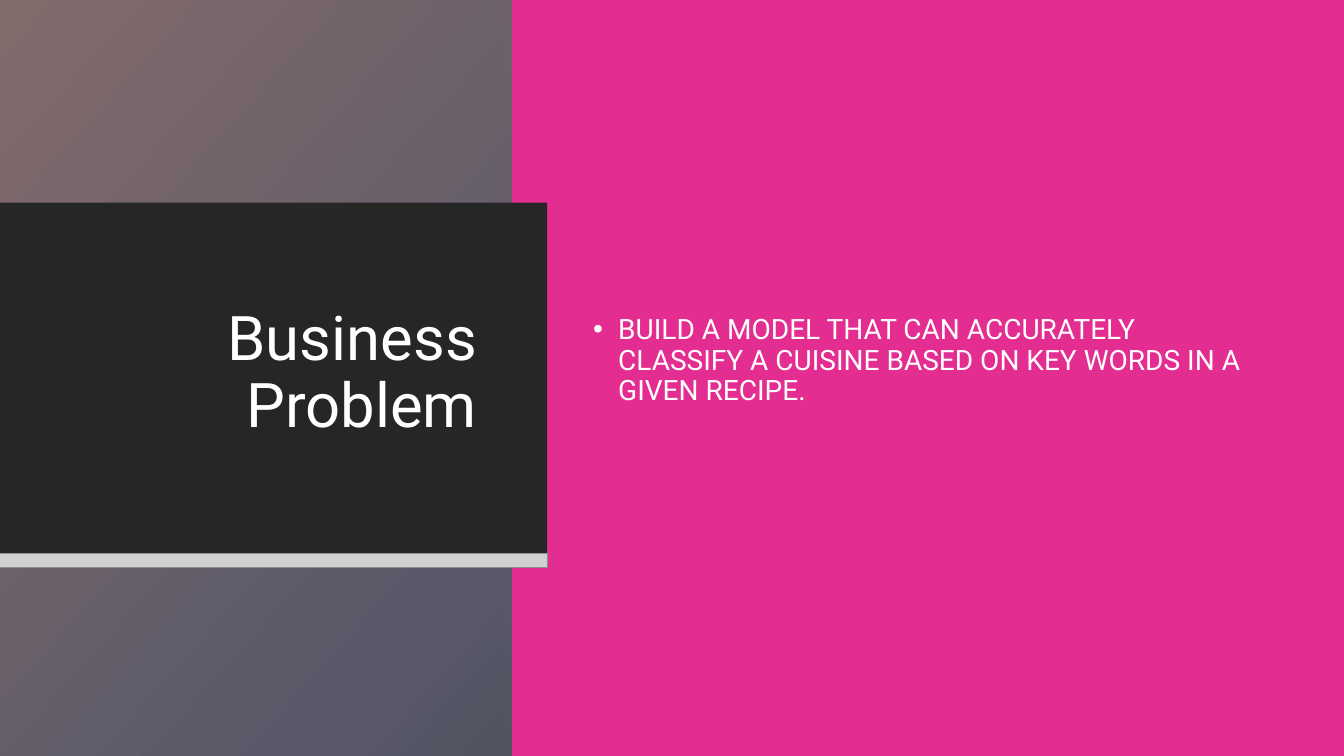
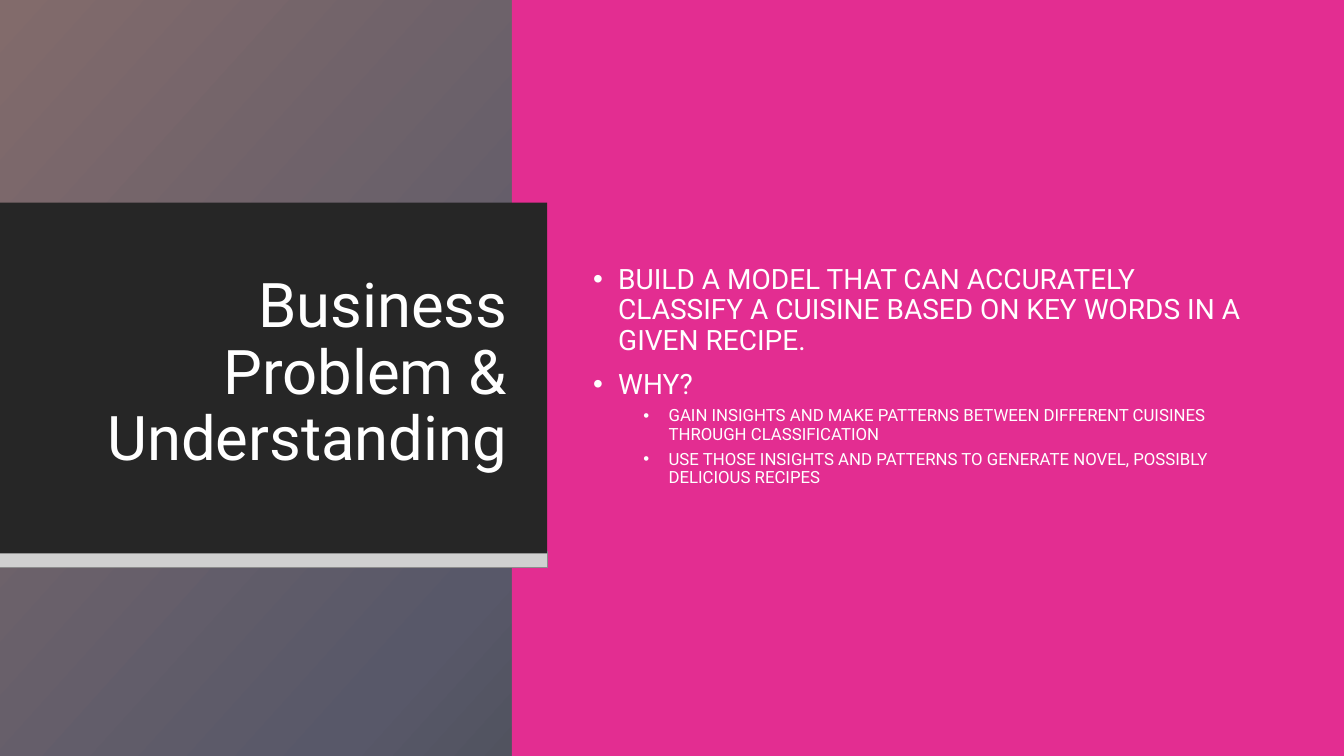
Before and after one commit to aamoeji04/Cuisine_Classification_Capstone, a slide deck: slide 4 of Cuisine_Classification.pptx. Drawn at 1344x756 pixels with LibreOffice and Linux fonts; fonts in the diff are those of the drawing; grey boxes stand for pictures; background and template pictures are left out. Boxes give left, top, right and bottom in pixels: in the first picture for what was removed or moved away, otherwise in the second. Text is boxed around its words. In the diff, an @@ line names an element or a change of style, - is before the commit and + after.

Commit message:
updated business problem

```diff
--- a/Cuisine_Classification.pptx
+++ b/Cuisine_Classification.pptx
@@ title at (x1=107, y1=282, x2=507, y2=473): text changed @@
-Business Problem
+Business Problem & Understanding
@@ text at (x1=618, y1=374, x2=1207, y2=483): paragraphs added @@
+• WHY?
+  • GAIN INSIGHTS AND MAKE PATTERNS BETWEEN DIFFERENT CUISINES THROUGH CLASSIFICATION
+  • USE THOSE INSIGHTS AND PATTERNS TO GENERATE NOVEL, POSSIBLY DELICIOUS RECIPES
```
Also in this commit, not shown: 2 other slides changed.
